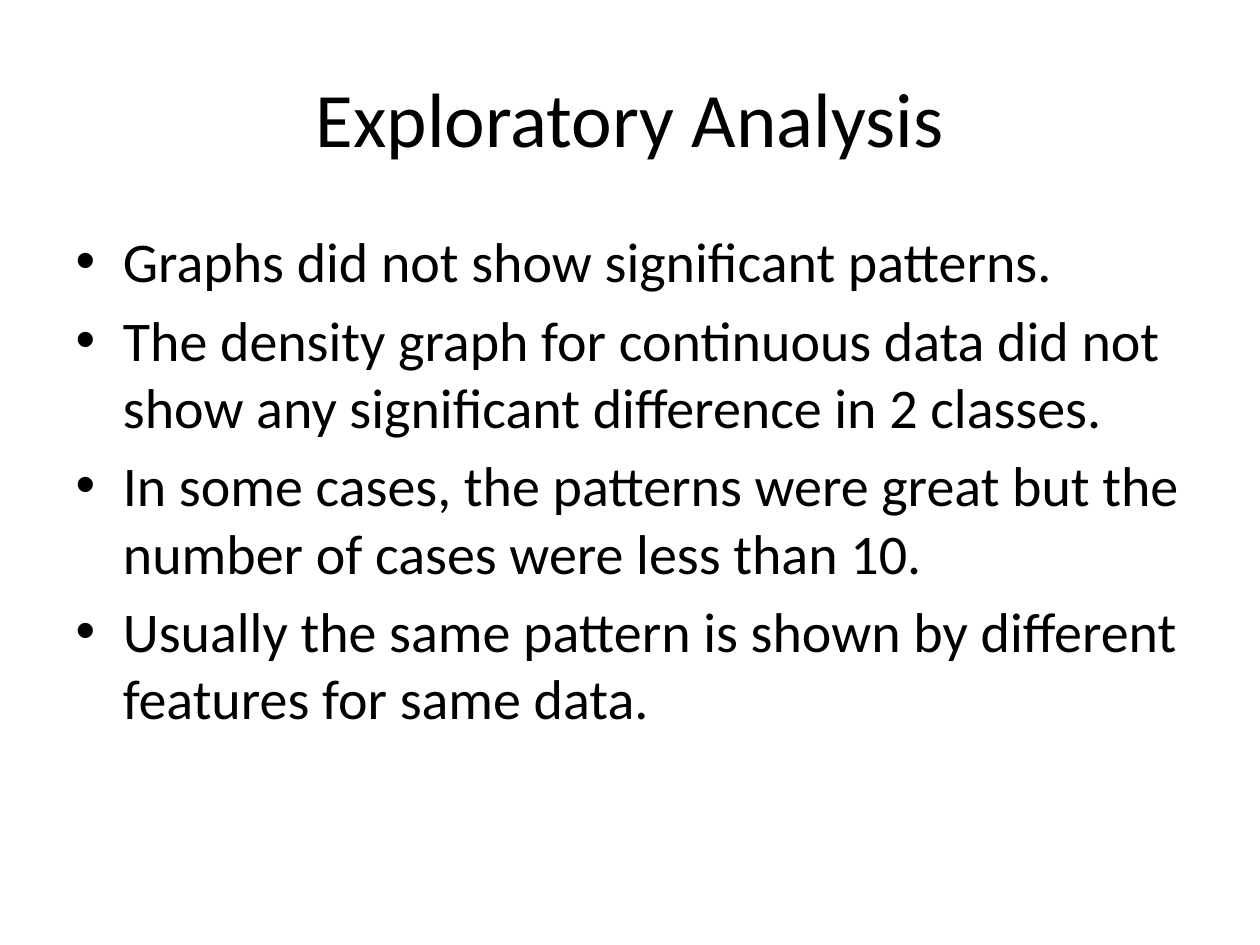
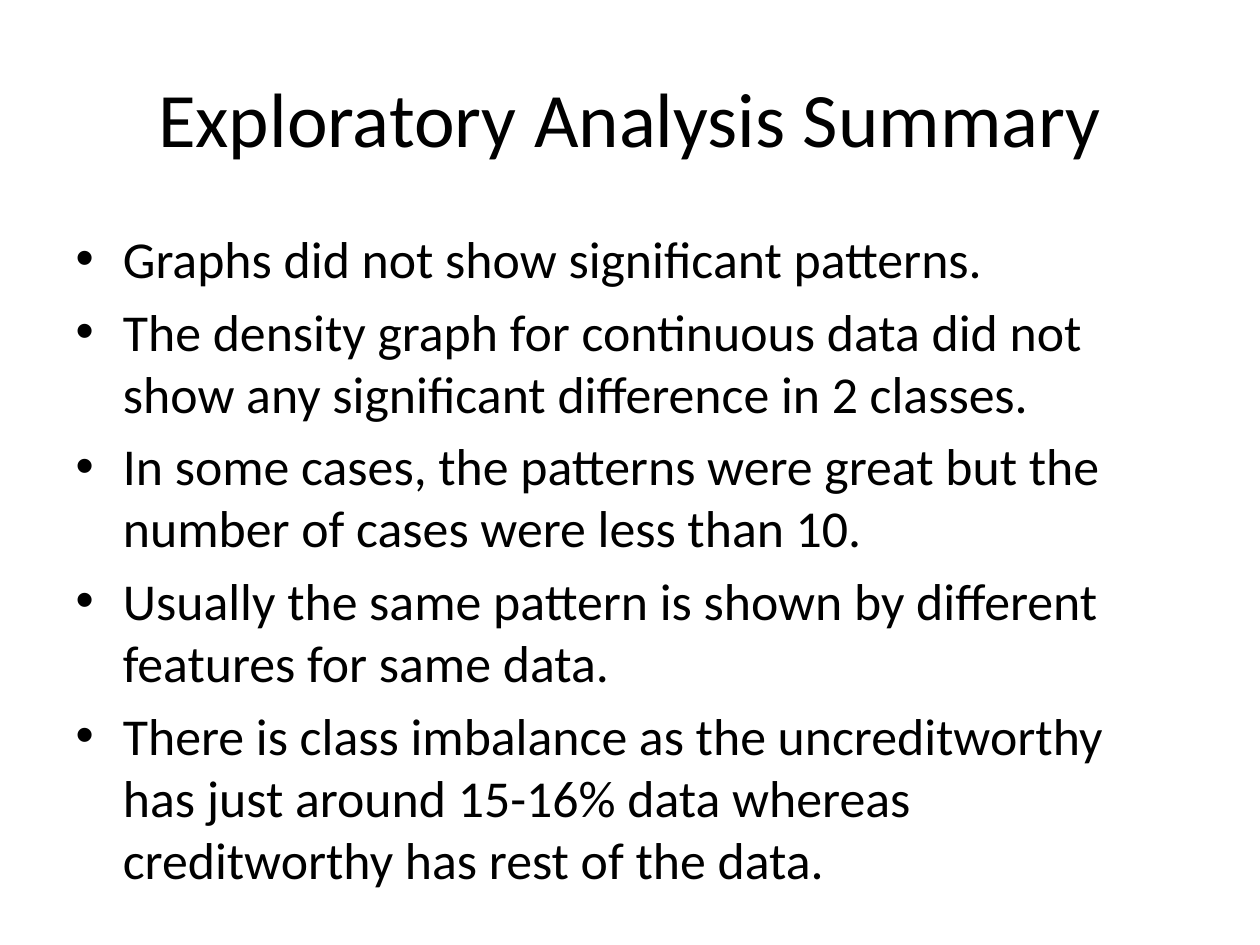
Before and after one commit to darshanmeel/LV, a slide deck: slide 8 of R/LV_presentation.pptx. Drawn at 1260x945 pixels with LibreOffice and Linux fonts; fonts in the diff are those of the drawing. Boxes give left, top, right and bottom in pixels: in the first picture for what was removed or moved away, otherwise in the second. Text is boxed around its words. In the diff, an @@ line names an element or a change of style, - is before the commit and + after.

```diff
--- a/R/LV_presentation.pptx
+++ b/R/LV_presentation.pptx
@@ title at (158, 93, 1100, 160): text changed @@
-Exploratory Analysis
+Exploratory Analysis Summary
@@ text at (123, 242, 1099, 683): size 32 to 29.6 pt in "Graphs did not show significant patterns.", "The density graph for continuous data did ...", "In some cases, the patterns were great ...", "Usually the same pattern is shown by ..." @@
@@ text at (123, 719, 1103, 826): paragraph added @@
+• There is class imbalance as the uncreditworthy has just around 15-16% data whereas creditworthy has rest of the data.
```
Also in this commit, not shown: 4 other slides changed, 1 other file.
